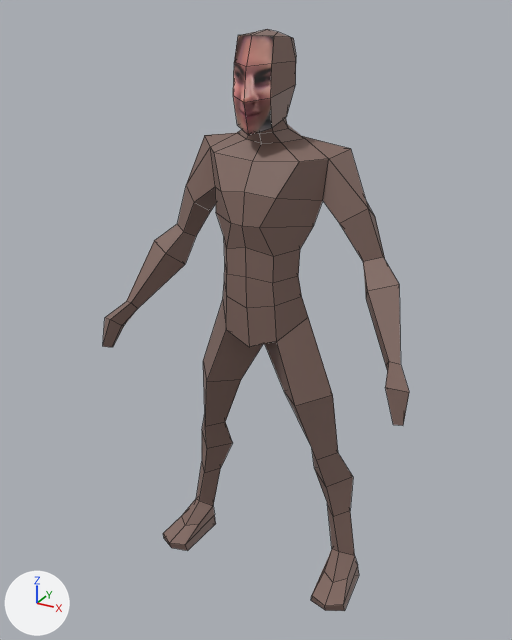
Renders of the FBX model Assets/RawModels/Valtteri.fbx from each side of a commit.
Both versions are drawn from a camera (50 mm lens) standing at (3.11, -6.13, 5.88) and looking at (-0.08, -0.33, 2.98). Lighting does not change. The marker at lower left points along +X, +Y and +Z. Mesh edges are drawn as thin lines.

In view in the first picture: 'BASE_Low Poly Man'.
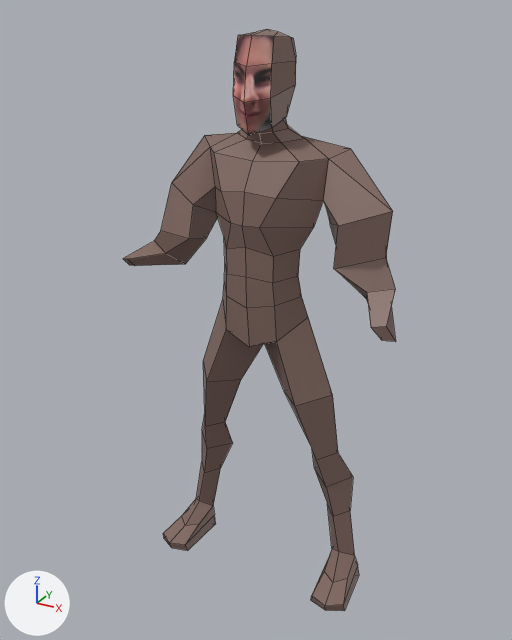
Where the newer file only moved an object's origin or applied its transform, the numbers keep the older frame.

What the commit changed:
me_cube_001 is used by ob_base_low_poly_man; location (0.0, 0.0, 0.0).
me_cube_001 had 238 vertices, 242 faces and spanned x -1.68..1.68, y -0.93..0.12, z -0.03..5.72.
me_cube_001 now has 222 vertices, 226 faces and spans x -1.53..1.49, y -0.78..0.22, z -0.03..5.72.
Part 1, on me_cube_001:
12 vertices are removed from x 1.39..1.68, y -0.93..-0.54, z 2.49..3.01.
13 faces are deleted.
16 vertices move from x 0.41..1.35, y -0.4..0.11, z 3.44..4.36 to x 0.42..1.37, y -0.62..0.22, z 3.44..4.37.
4 vertices are added at (1.27, -0.72, 3.35), (1.4, -0.69, 3.37), (1.37, -0.67, 3.22), (1.49, -0.67, 3.24).
5 new faces join them.
Part 2, on me_cube_001:
12 vertices are removed from x -1.68..-1.39, y -0.93..-0.54, z 2.49..3.01.
13 faces are deleted.
7 vertices move from x -1.14..-0.76, y -0.33..0.05, z 3.66..4.24 to x -1.25..-0.63, y -0.42..0.05, z 3.66..4.24.
4 vertices are added at (-1.43, -0.63, 3.5), (-1.53, -0.59, 3.48), (-1.39, -0.57, 3.42), (-1.49, -0.54, 3.4).
5 new faces join them.

What differs and where, as boxes (x1, y1, x2, y2) in the pictures (512 x 640 px):
'BASE_Low Poly Man', reshaped (11% narrower)
    before: (103, 29, 409, 611)
    after: (123, 29, 396, 611)
part 1 of me_cube_001, cut back
    before: (259, 149, 409, 426)
    after: (259, 149, 396, 342)
part 2 of me_cube_001, cut back
    before: (103, 136, 216, 347)
    after: (123, 136, 218, 266)
